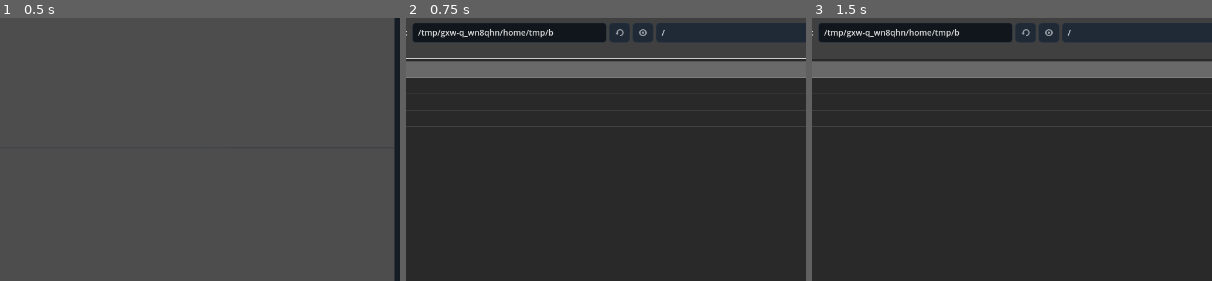
Above: before the commit, frames 1-3 (left to right).
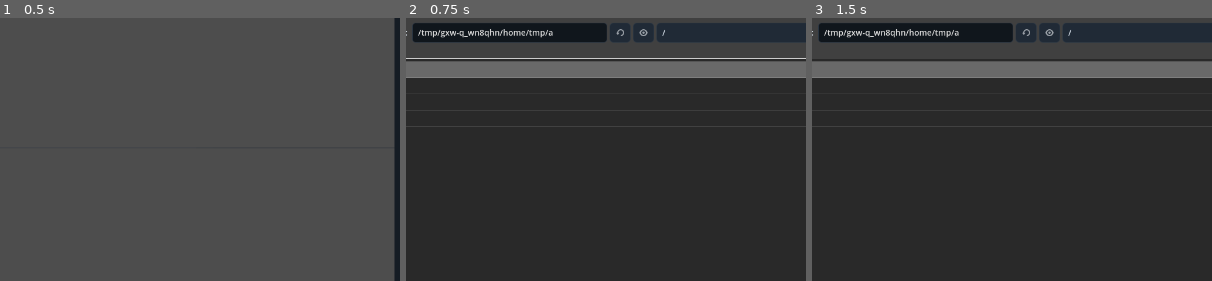
Above: after the commit, the same moments.

Repository: Onnevan/Kabuki
Game: Godot game, scene res://editor/main.tscn
Two runs of this game, one before a commit and one after it. Both use one fixed random seed, a clock stepped at 60 frames per second and the inputs below.
Inputs (mouse positions are % of the whole screen's width and height, from its top left):
- Up to frame 1 (0.5 s): no input
- Up to frame 2 (0.75 s): click "＋ IMPORT" at 0.5 s
- Up to frame 3 (1.5 s): click (37, 77) at 1.27 s; type "12" at 1.35 s
The pictures show only the part of the screen within x 27-77%, y 15-65%; the shares and areas given below are measured in that part.

Frame 1 is identical in both runs. In frame 2, 0.1% of the frame differs, in the area x 35-65%, y 3-9%; in frame 3, 0.1%.

Commit message:
Add drawing cel animation controls

Diff:
--- a/editor/main.tscn
+++ b/editor/main.tscn
@@ -183,6 +183,29 @@
 text="CLEAR"
 [node name="FinishBitmap" type="Button" parent="DrawingBar"]
 text="FINISH BITMAP"
+
+[node name="DrawingAnimBar" type="HBoxContainer" parent="."]
+unique_name_in_owner=true
+visible=false
+offset_left=306.0
+offset_top=120.0
+offset_right=1034.0
+offset_bottom=156.0
+[node name="AnimLabel" type="Label" parent="DrawingAnimBar"]
+text="CELS"
+[node name="NewCel" type="Button" parent="DrawingAnimBar"]
+text="＋ EMPTY"
+[node name="DuplicateCel" type="Button" parent="DrawingAnimBar"]
+text="DUPLICATE"
+[node name="DeleteCel" type="Button" parent="DrawingAnimBar"]
+text="DELETE"
+[node name="HoldCel" type="Button" parent="DrawingAnimBar"]
+text="HOLD"
+[node name="MorphCel" type="Button" parent="DrawingAnimBar"]
+text="MORPH"
+[node name="OnionSkin" type="CheckButton" parent="DrawingAnimBar"]
+unique_name_in_owner=true
+text="ONION SKIN"
 
 [node name="EffectsEngine" type="Control" parent="."]
 unique_name_in_owner=true
@@ -592,3 +615,10 @@
 [connection signal="pressed" from="DrawingBar/NewDrawing" to="." method="_on_new_drawing_pressed"]
 
 [connection signal="pressed" from="DrawingBar/Sculpt" to="." method="_on_draw_sculpt_pressed"]
+
+[connection signal="pressed" from="DrawingAnimBar/NewCel" to="." method="_on_drawing_new_cel"]
+[connection signal="pressed" from="DrawingAnimBar/DuplicateCel" to="." method="_on_drawing_duplicate_cel"]
+[connection signal="pressed" from="DrawingAnimBar/DeleteCel" to="." method="_on_drawing_delete_cel"]
+[connection signal="pressed" from="DrawingAnimBar/HoldCel" to="." method="_on_drawing_hold_cel"]
+[connection signal="pressed" from="DrawingAnimBar/MorphCel" to="." method="_on_drawing_morph_cel"]
+[connection signal="toggled" from="DrawingAnimBar/OnionSkin" to="." method="_on_onion_skin_toggled"]
